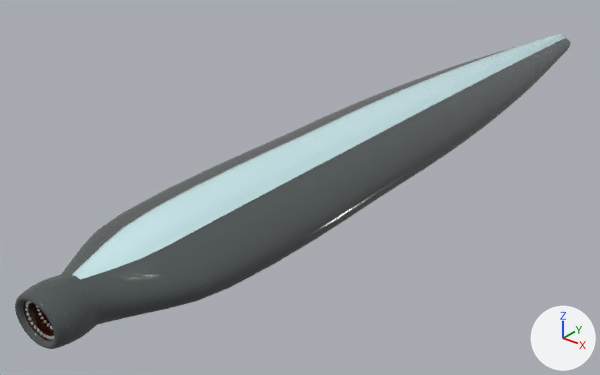
The Blender file 테스트용 3D모델/블렌더 파일/Leech.blend, before and after one commit.
Before and after are seen from a camera (50 mm lens) standing at (9.21, -14.83, 7.0) and looking at (-1.29, -1.7, -1.14). The lights are fixed; the arrows at lower right show +X, +Y and +Z. The first picture is the older version.
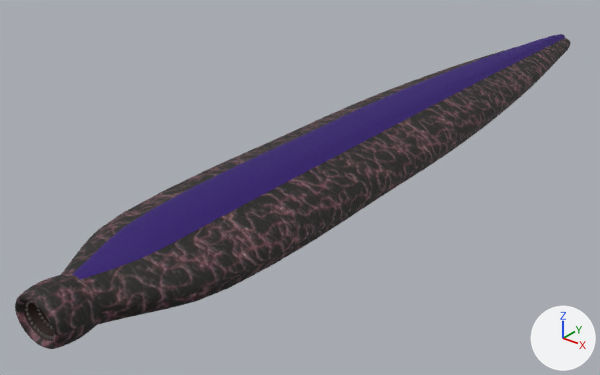
Scene script edits in JSON lines:
```json
{"op": "add", "block": "img_leech_uv_corrupt1_png", "code": ["img_leech_uv_corrupt1_png = load_image('leech_UV_corrupt1.png', '../텍스쳐 파일/leech_UV_corrupt1.png', 1024, 1024, 'sRGB')"]}
{"block": "mat_material_002", "where": "n0 = _N.new('ShaderNodeBsdfPrincipled'); n0.name = 'Principled BSDF'"}
{"op": "set", "path": "n0.inputs[2].default_value", "old": "0.1", "new": "0.7", "note": "'Roughness'"}
{"block": "mat_material_002", "where": "n2 = _N.new('ShaderNodeTexImage'); n2.name = 'Image Texture'"}
{"op": "set", "path": "n2.image", "old": "img_leech_uv", "new": "img_leech_uv_corrupt1_png"}
```

Location of each change, [x1, y1, x2, y2] in pixels of the pictures (600 x 375 px):
```json
{"object": "Cylinder", "change": "surface changed", "before": [15, 34, 571, 349], "after": [15, 34, 571, 349], "on screen": "darker"}
```
